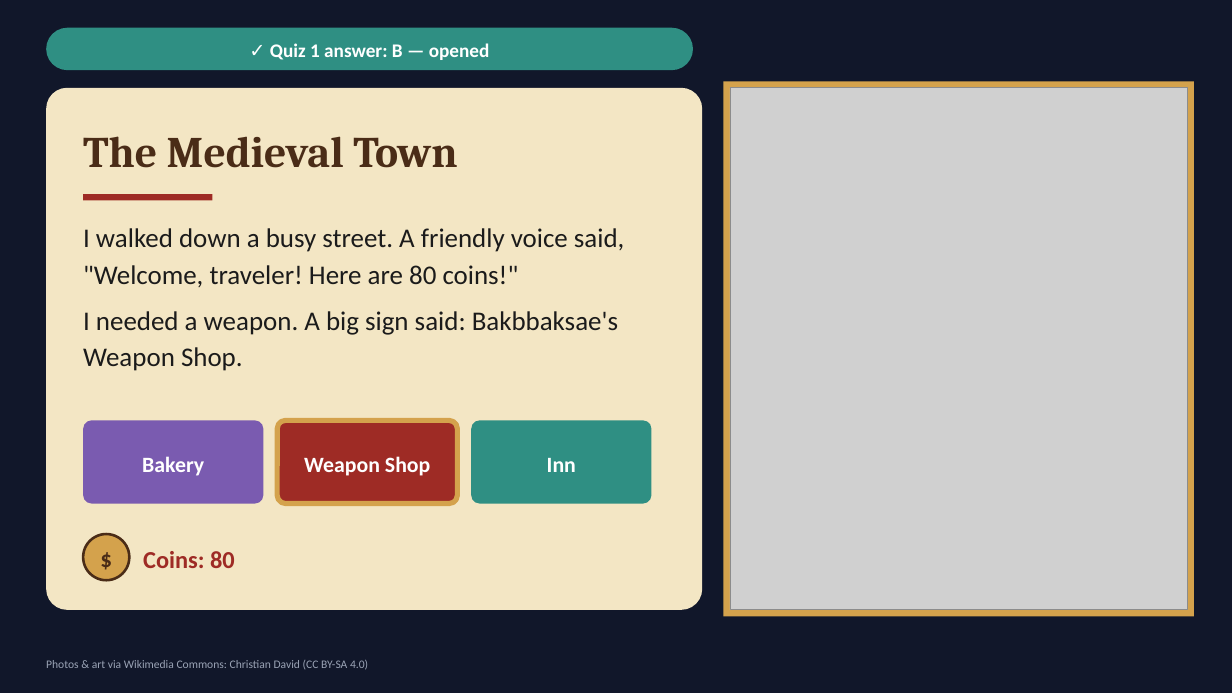
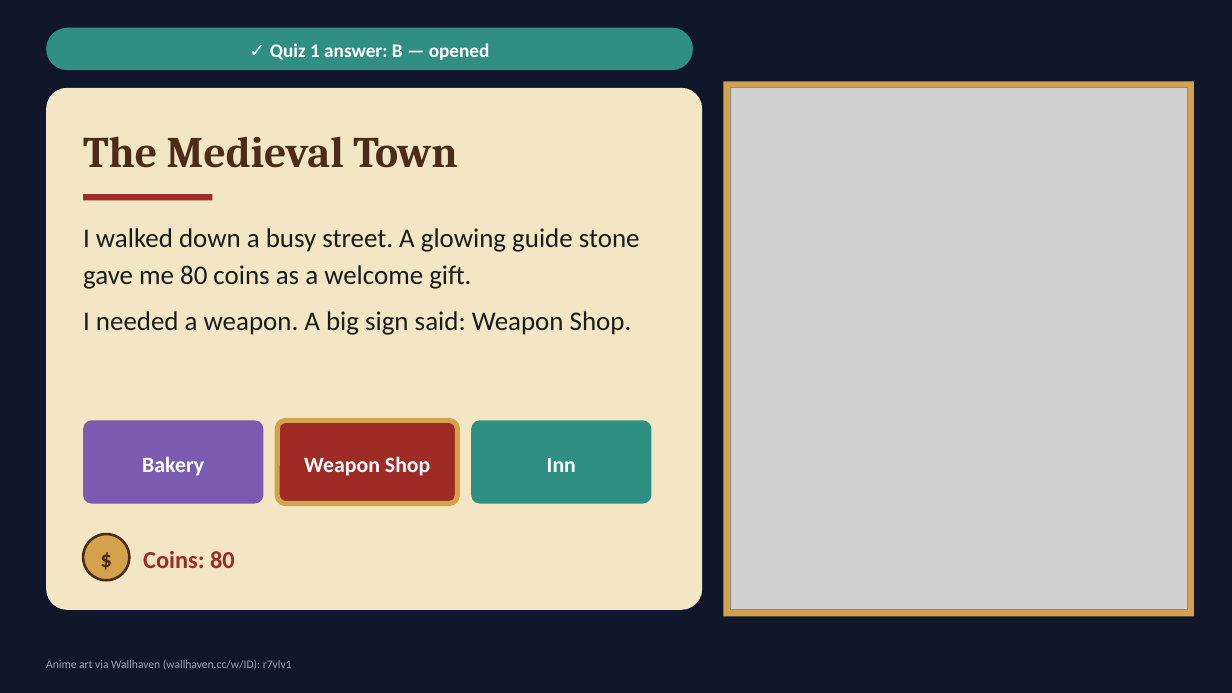
Before and after one commit to choivoo/-, a slide deck: slide 5 of Seonpig_Isekai_Adventure_Grade6_English_20slides.pptx. Drawn at 1232x693 pixels with LibreOffice and Linux fonts; fonts in the diff are those of the drawing; grey boxes stand for pictures. Boxes give left, top, right and bottom in pixels: in the first picture for what was removed or moved away, otherwise in the second. Text is boxed around its words. In the diff, an @@ line names an element or a change of style, - is before the commit and + after.

```diff
--- a/Seonpig_Isekai_Adventure_Grade6_English_20slides.pptx
+++ b/Seonpig_Isekai_Adventure_Grade6_English_20slides.pptx
@@ text at [83,228,640,335]: text changed @@
-I walked down a busy street. A friendly voice said, "Welcome, traveler! Here are 80 coins!"
-I needed a weapon. A big sign said: Bakbbaksae's Weapon Shop.
+I walked down a busy street. A glowing guide stone gave me 80 coins as a welcome gift.
+I needed a weapon. A big sign said: Weapon Shop.
@@ text at [46,660,292,670]: text changed @@
-Photos & art via Wikimedia Commons: Christian David (CC BY-SA 4.0)
+Anime art via Wallhaven (wallhaven.cc/w/ID): r7vlv1
```
Also in this commit, not shown: 19 other slides changed.
